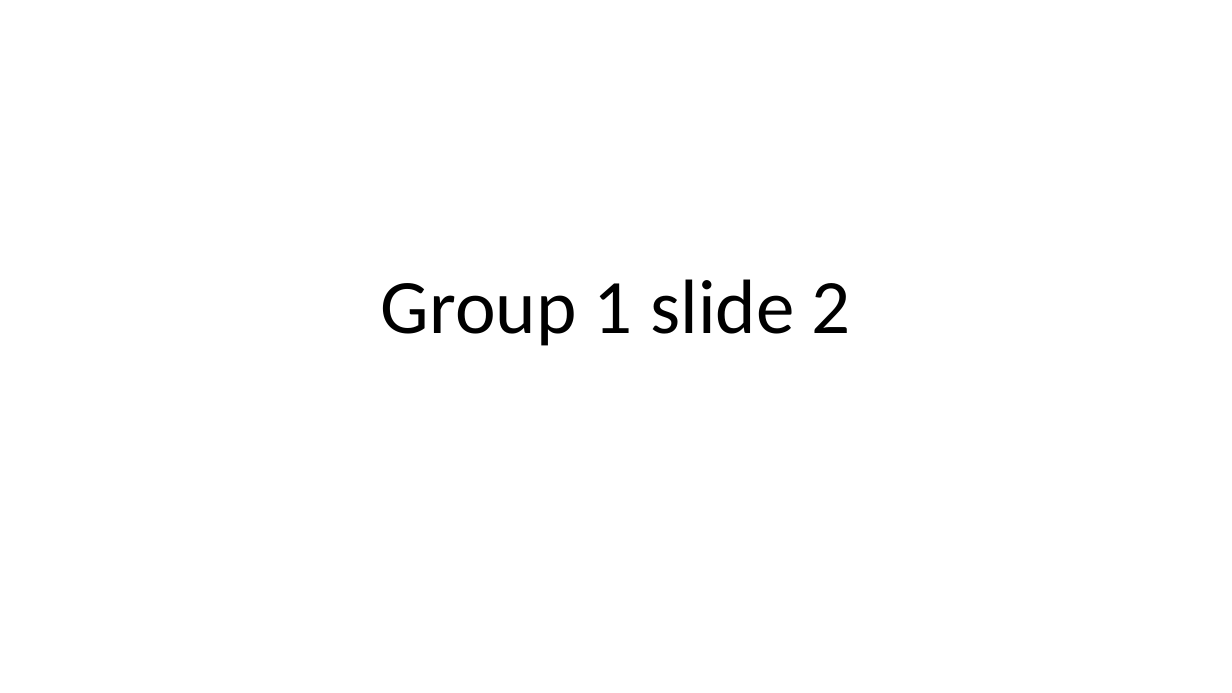
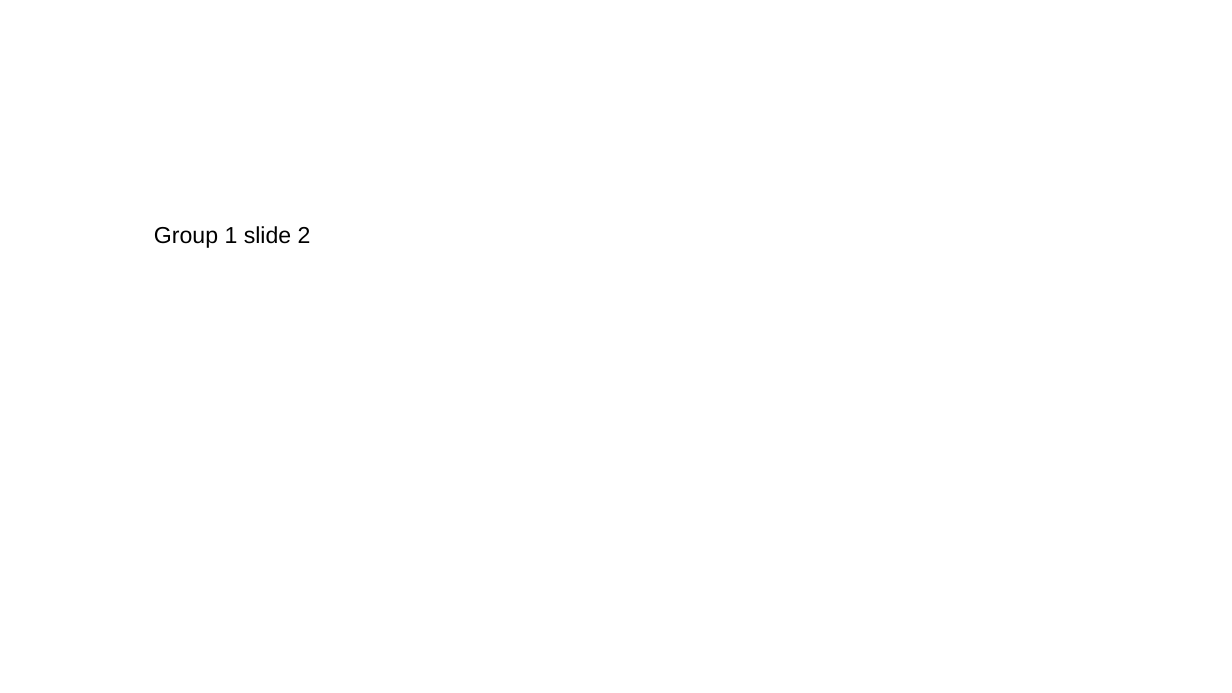
Before and after one commit to neopragma/docgen, a slide deck: slide 5 of spec/data/temp.pptx. Drawn at 1232x693 pixels with LibreOffice and Linux fonts; fonts in the diff are those of the drawing. Boxes give left, top, right and bottom in pixels: in the first picture for what was removed or moved away, otherwise in the second. Text is boxed around its words. In the diff, an @@ line names an element or a change of style, - is before the commit and + after.

```diff
--- a/spec/data/temp.pptx
+++ b/spec/data/temp.pptx
@@ title "Group 1 slide 2" at [154,226,311,248]: size 60 to 18 pt, font Calibri to Arial; alignment centre to left; line spacing 0.9 to 1; vertical alignment bottom to middle @@
```
Also in this commit, not shown: 5 other slides changed, 3 other files.
